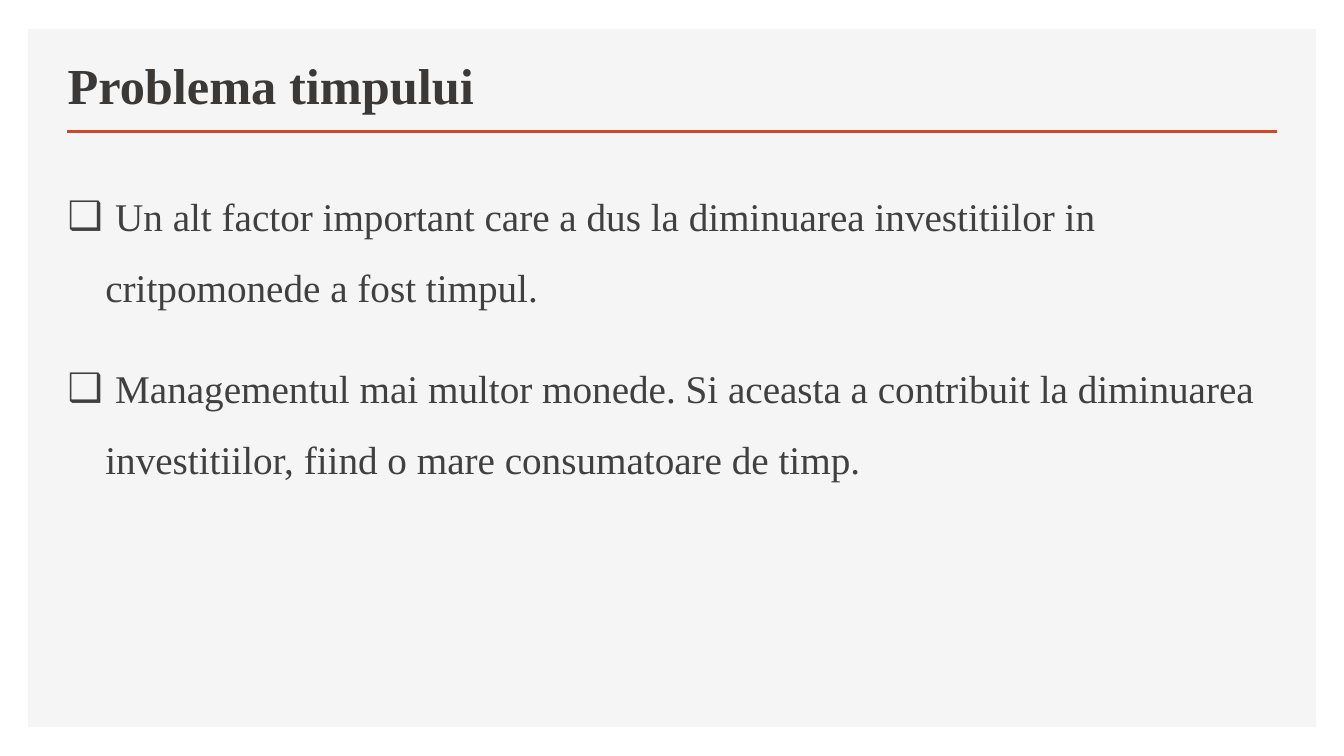
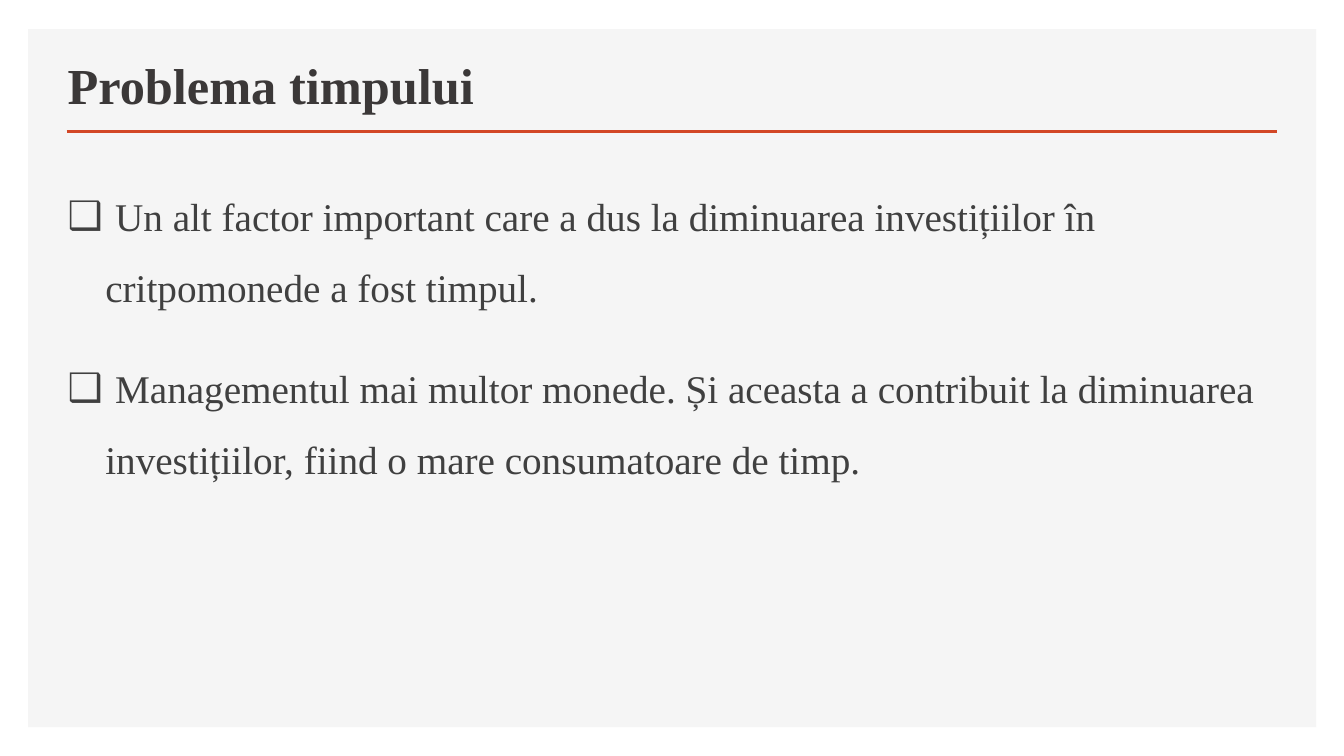
Before and after one commit to ApuscasiteiSilviu/CryptoManagementLicenta, a slide deck: slide 5 of Licenta2020ApuscasiteiSilviuAlexandru/Prezentare_Licenta_CryptoManagement (1).pptx (slide 4 before the commit). Drawn at 1344x756 pixels with LibreOffice and Linux fonts; fonts in the diff are those of the drawing. Boxes give left, top, right and bottom in pixels: in the first picture for what was removed or moved away, otherwise in the second. Text is boxed around its words. In the diff, an @@ line names an element or a change of style, - is before the commit and + after.

```diff
--- a/Licenta2020ApuscasiteiSilviuAlexandru/Prezentare_Licenta_CryptoManagement (1).pptx
+++ b/Licenta2020ApuscasiteiSilviuAlexandru/Prezentare_Licenta_CryptoManagement (1).pptx
@@ text at (105, 203, 1254, 482): text changed @@
-❑ Un alt factor important care a dus la diminuarea investitiilor in critpomonede a fost timpul.
-❑ Managementul mai multor monede. Si aceasta a contribuit la diminuarea investitiilor, fiind o mare consumatoare de timp.
+❑ Un alt factor important care a dus la diminuarea investițiilor în critpomonede a fost timpul.
+❑ Managementul mai multor monede. Și aceasta a contribuit la diminuarea investițiilor, fiind o mare consumatoare de timp.
```
Also in this commit, not shown: 8 other slides changed, 2 slides added, 1 slide removed.
